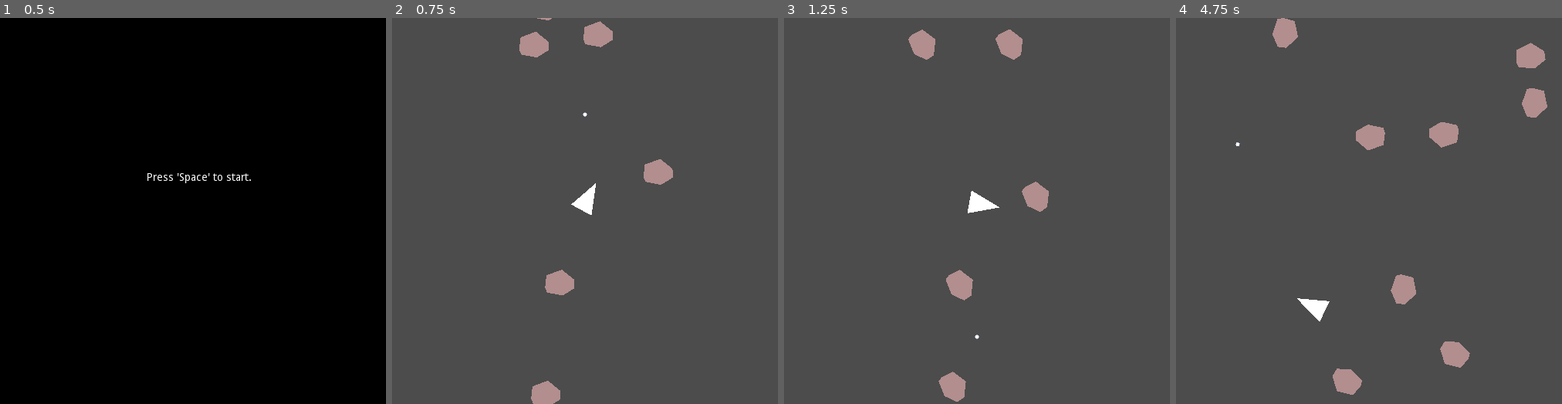
Above: before the commit, frames 1-4 (left to right).
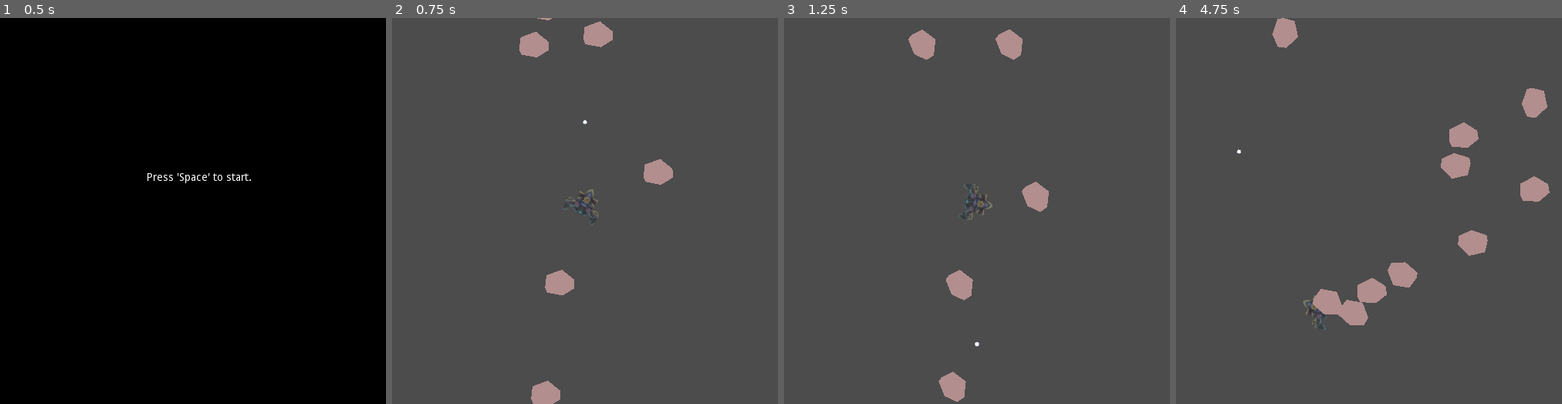
Above: after the commit, the same moments.

Repository: leddkire/godot-asteroids
Game: Godot game, scene res://StartOfGame.tscn
Same seed, same stepped clock (60 frames per second), same inputs: the game is played once before the commit and once after it.
Inputs (mouse positions are in pixels of both pictures, inside the frame that each line leads up to):
- Up to frame 1 (0.5 s): no input
- Up to frame 2 (0.75 s): tap Space (shoot_projectile) at 0.5 s; move the mouse to (669, 191) at 0.52 s; hold Right (move_right) from 0.53 s (still down); hold Space (shoot_projectile) from 0.53 s (still down); click (669, 191) at 0.67 s
- Up to frame 3 (1.25 s): keep holding Right (move_right); keep holding Space (shoot_projectile)
- Up to frame 4 (4.75 s): move the mouse to (1291, 230) at 1.27 s; release Right (move_right) at 1.28 s; release Space (shoot_projectile) at 1.28 s; hold Left (move_left) 1.28-2.03 s; tap Space (shoot_projectile) at 1.35, 2.85, 4.35 s; move the mouse to (1407, 126) at 2.02 s; hold Right (move_right) 2.03-2.78 s; hold Space (shoot_projectile) 2.03-2.78 s; move the mouse to (1349, 288) at 2.77 s; hold Up (move_up) 2.78-3.53 s; click (1349, 288) at 2.92 s; move the mouse to (1484, 268) at 3.52 s; hold Space (shoot_projectile) 3.53-4.28 s; hold Left (move_left) from 3.53 s (still down); move the mouse to (1253, 153) at 4.27 s

Frame 1 is identical in both runs. In frame 2, 0.3% of the frame differs, in the area x 44-54%, y 24-54%; in frame 3, 0.3%; in frame 4, 5.0%, in the area x 15-97%, y 6-98%.

Commit message:
Add ship graphic
- Also refactores scene names and collision shapes

Diff:
--- a/ship/ship.gd
+++ b/ship/ship.gd
@@ -66,7 +66,7 @@
     return pellet
 
 func get_projectile_spawn_position():
-    return get_node("projectile_spawn").global_position
+    return $ProjectileSpawn.global_position
 
 func set_new_position(pos: Vector2):
     self.position = pos
@@ -79,9 +79,9 @@
     if $invincibility.is_stopped():
         $AnimationPlayer.play("Invincibility")
         $invincibility.start()
-        $Area2D.set_deferred("monitoring", false)
+        $AsteroidCollision.set_deferred("monitoring", false)
 
 
 func _on_invincibility_timeout():
     $AnimationPlayer.play("Idle")
-    $Area2D.monitoring = true
+    $AsteroidCollision.monitoring = true
--- a/ship/ship.tscn
+++ b/ship/ship.tscn
@@ -1,9 +1,7 @@
 [gd_scene load_steps=5 format=2]
 
 [ext_resource path="res://ship/ship.gd" type="Script" id=1]
-
-[sub_resource type="ConvexPolygonShape2D" id=1]
-points = PoolVector2Array( 0, -30, 15, 10, -15, 10 )
+[ext_resource path="res://ship/ship.png" type="Texture" id=2]
 
 [sub_resource type="Animation" id=2]
 resource_name = "Idle"
@@ -11,30 +9,6 @@
 [sub_resource type="Animation" id=3]
 length = 0.6
 loop = true
-tracks/0/type = "value"
-tracks/0/path = NodePath("hull:color")
-tracks/0/interp = 1
-tracks/0/loop_wrap = true
-tracks/0/imported = false
-tracks/0/enabled = true
-tracks/0/keys = {
-"times": PoolRealArray(  ),
-"transitions": PoolRealArray(  ),
-"update": 1,
-"values": [  ]
-}
-tracks/1/type = "value"
-tracks/1/path = NodePath("hull:modulate")
-tracks/1/interp = 2
-tracks/1/loop_wrap = true
-tracks/1/imported = false
-tracks/1/enabled = true
-tracks/1/keys = {
-"times": PoolRealArray( 0, 0.1, 0.2, 0.3, 0.4, 0.5, 0.6 ),
-"transitions": PoolRealArray( 1, 1, 1, 1, 1, 1, 1 ),
-"update": 0,
-"values": [ Color( 1, 1, 1, 1 ), Color( 1, 1, 1, 0 ), Color( 1, 1, 1, 1 ), Color( 1, 1, 1, 0 ), Color( 1, 1, 1, 1 ), Color( 1, 1, 1, 0 ), Color( 1, 1, 1, 1 ) ]
-}
 
 [node name="ship" type="KinematicBody2D" groups=[
 "ships",
@@ -43,30 +17,22 @@
 collision_mask = 2
 script = ExtResource( 1 )
 
-[node name="hull" type="Polygon2D" parent="."]
-scale = Vector2( 0.75, 1 )
-polygon = PoolVector2Array( 20, 10, 0, -30, -20, 10, -1, 10 )
-__meta__ = {
-"_edit_lock_": true
-}
+[node name="Rightside" type="CollisionPolygon2D" parent="."]
+polygon = PoolVector2Array( -0.180351, -20.6137, 5.46648, -10.1505, 12.7742, -9.32006, 12.7742, -5.16797, 6.79515, -4.33755, 10.449, -1.8463, 11.7776, 3.30228, 20.414, 3.30228, 23.4035, 9.1152, 22.0748, 19.4124, 19.0853, 19.2463, 15.0993, 14.9281, 14.7672, 11.2743, 9.78465, 9.77954, 5.13432, 14.762, 0.15181, 14.762 )
 
-[node name="CollisionShape2D" type="CollisionShape2D" parent="."]
-shape = SubResource( 1 )
-__meta__ = {
-"_edit_lock_": true
-}
+[node name="ProjectileSpawn" type="Position2D" parent="."]
+visible = false
+position = Vector2( 0, -20.5 )
 
-[node name="projectile_spawn" type="Position2D" parent="."]
-position = Vector2( 0, -30 )
-
-[node name="Area2D" type="Area2D" parent="."]
+[node name="AsteroidCollision" type="Area2D" parent="."]
 collision_mask = 4
 
-[node name="CollisionShape2D2" type="CollisionShape2D" parent="Area2D"]
-shape = SubResource( 1 )
-__meta__ = {
-"_edit_lock_": true
-}
+[node name="RightSide" type="CollisionPolygon2D" parent="AsteroidCollision"]
+polygon = PoolVector2Array( -0.180351, -20.6137, 5.46648, -10.1505, 12.7742, -9.32006, 12.7742, -5.16797, 6.79515, -4.33755, 10.449, -1.8463, 11.7776, 3.30228, 20.414, 3.30228, 23.4035, 9.1152, 22.0748, 19.4124, 19.0853, 19.2463, 15.0993, 14.9281, 14.7672, 11.2743, 9.78465, 9.77954, 5.13432, 14.762, 0.15181, 14.762 )
+
+[node name="LeftSide" type="CollisionPolygon2D" parent="AsteroidCollision"]
+scale = Vector2( -1, 1 )
+polygon = PoolVector2Array( -0.180351, -20.6137, 5.46648, -10.1505, 12.7742, -9.32006, 12.7742, -5.16797, 6.79515, -4.33755, 10.449, -1.8463, 11.7776, 3.30228, 20.414, 3.30228, 23.4035, 9.1152, 22.0748, 19.4124, 19.0853, 19.2463, 15.0993, 14.9281, 14.7672, 11.2743, 9.78465, 9.77954, 5.13432, 14.762, 0.15181, 14.762 )
 
 [node name="AnimationPlayer" type="AnimationPlayer" parent="."]
 autoplay = "Idle"
@@ -76,5 +42,16 @@
 [node name="invincibility" type="Timer" parent="."]
 wait_time = 2.0
 one_shot = true
-[connection signal="body_entered" from="Area2D" to="." method="_on_Area2D_body_entered"]
+
+[node name="Hull" type="Sprite" parent="."]
+modulate = Color( 1, 1, 1, 0.490196 )
+texture = ExtResource( 2 )
+
+[node name="EdgeCollision2" type="Node" parent="."]
+
+[node name="LeftSide" type="CollisionPolygon2D" parent="."]
+rotation = -3.14159
+scale = Vector2( 1, -1 )
+polygon = PoolVector2Array( -0.180351, -20.6137, 5.46648, -10.1505, 12.7742, -9.32006, 12.7742, -5.16797, 6.79515, -4.33755, 10.449, -1.8463, 11.7776, 3.30228, 20.414, 3.30228, 23.4035, 9.1152, 22.0748, 19.4124, 19.0853, 19.2463, 15.0993, 14.9281, 14.7672, 11.2743, 9.78465, 9.77954, 5.13432, 14.762, 0.15181, 14.762 )
+[connection signal="body_entered" from="AsteroidCollision" to="." method="_on_Area2D_body_entered"]
 [connection signal="timeout" from="invincibility" to="." method="_on_invincibility_timeout"]
Binary file added: ship/ship.png
